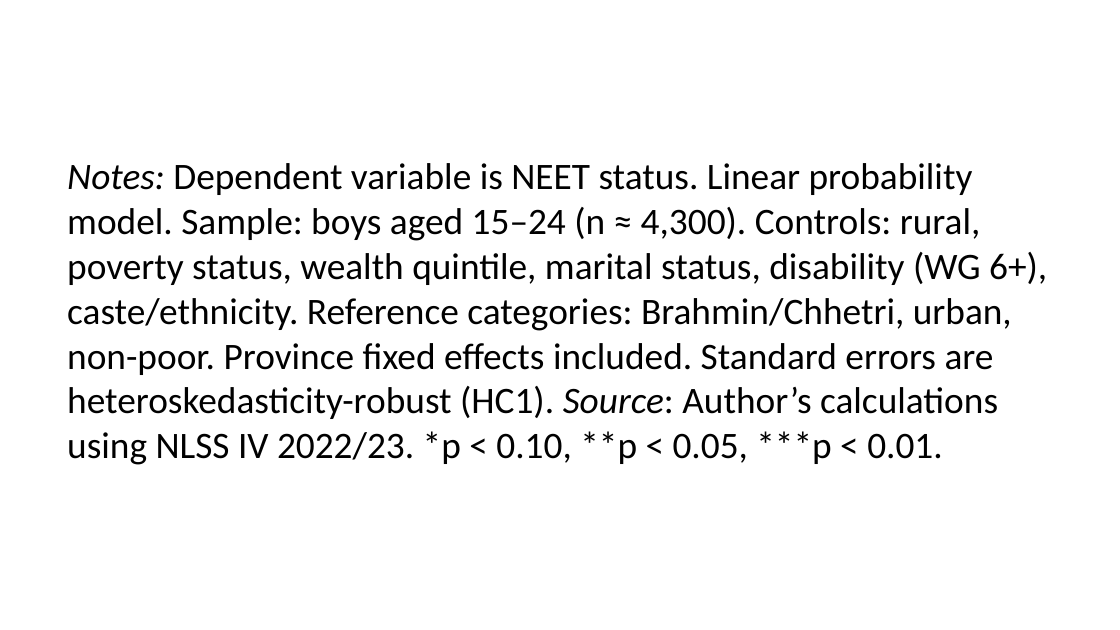
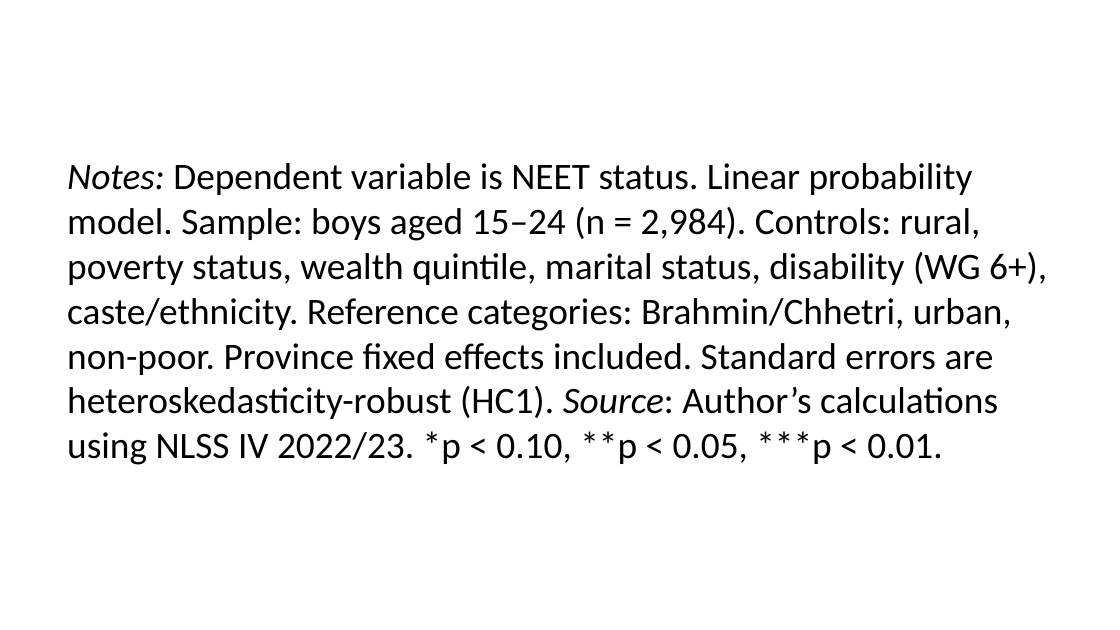
Before and after one commit to hgrueso/nepal-cost-of-inaction, a slide deck: slide 49 of reports/nepal_slides_en.pptx (slide 42 before the commit). Drawn at 1120x630 pixels with LibreOffice and Linux fonts; fonts in the diff are those of the drawing. Boxes give left, top, right and bottom in pixels: in the first picture for what was removed or moved away, otherwise in the second. Text is boxed around its words. In the diff, an @@ line names an element or a change of style, - is before the commit and + after.

```diff
--- a/reports/nepal_slides_en.pptx
+++ b/reports/nepal_slides_en.pptx
@@ text at box(67, 163, 1047, 465): text changed @@
-Notes: Dependent variable is NEET status. Linear probability model. Sample: boys aged 15–24 (n ≈ 4,300). Controls: rural, poverty status, wealth quintile, marital status, disability (WG 6+), caste/ethnicity. Reference categories: Brahmin/Chhetri, urban, non-poor. Province fixed effects included. Standard errors are heteroskedasticity-robust (HC1). Source: Author’s calculations using NLSS IV 2022/23. *p < 0.10, **p < 0.05, ***p < 0.01.
+Notes: Dependent variable is NEET status. Linear probability model. Sample: boys aged 15–24 (n = 2,984). Controls: rural, poverty status, wealth quintile, marital status, disability (WG 6+), caste/ethnicity. Reference categories: Brahmin/Chhetri, urban, non-poor. Province fixed effects included. Standard errors are heteroskedasticity-robust (HC1). Source: Author’s calculations using NLSS IV 2022/23. *p < 0.10, **p < 0.05, ***p < 0.01.
```
Also in this commit, not shown: 20 other slides changed, 15 slides added, 5 slides removed, 14 other files.
